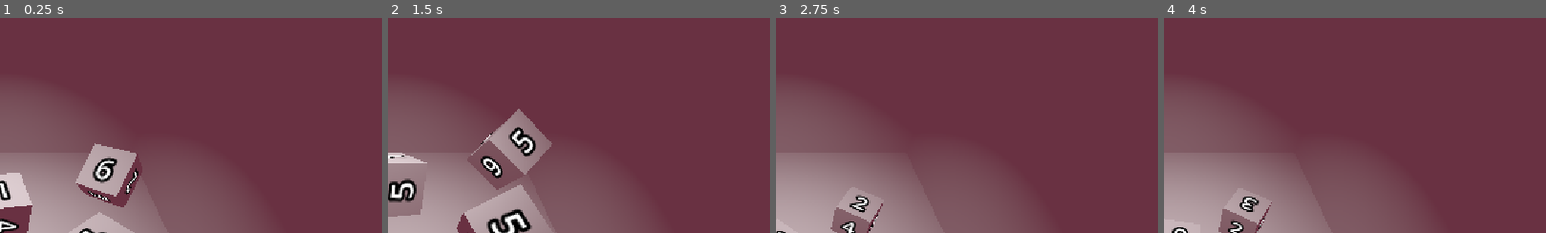
Above: before the commit, frames 1-4 (left to right).
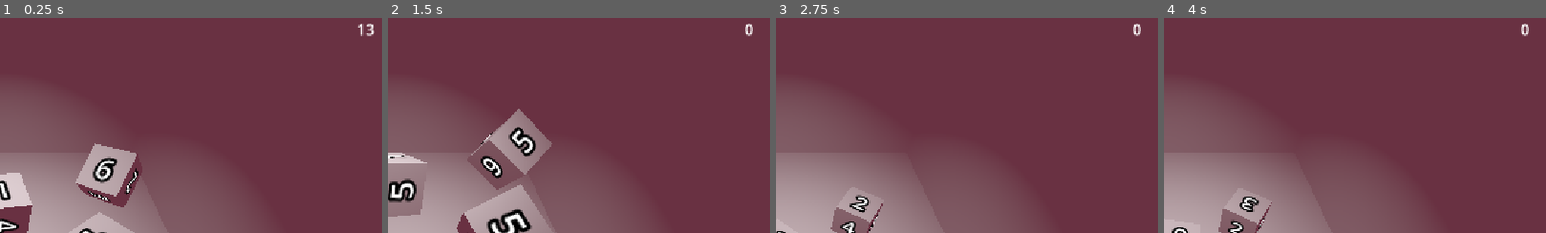
Above: after the commit, the same moments.

Repository: francismitchell/dice-autobattler
Game: Godot game, scene res://main.tscn
The game is run twice, just before and just after one commit, with the same random seed, the same clock (stepped at 60 frames per second) and the same inputs.
Inputs:
- Up to frame 1 (0.25 s): no input
- Up to frame 2 (1.5 s): click "Roll dice" at 0.5 s; click "Roll dice" at 1.25 s
- Up to frame 3 (2.75 s): click "Roll dice" at 2 s
- Up to frame 4 (4 s): tap Enter at 3.5 s
The pictures show only the part of the screen within x 50-100%, y 0-50%; the shares and areas given below are measured in that part.

The runs differ from the first frame. In frame 1, 0.1% of the frame differs, in the area x 93-98%, y 2-9%; in frame 2, less than 0.1%; in frame 3, less than 0.1%; in frame 4, less than 0.1%.

Commit message:
implemented dice scoring label

Diff:
--- a/main.tscn
+++ b/main.tscn
@@ -3,6 +3,7 @@
 [ext_resource type="PackedScene" uid="uid://3fosug4fn0jo" path="res://die.tscn" id="1_ig7tw"]
 [ext_resource type="Script" uid="uid://y4h4056xx7xm" path="res://die.gd" id="2_0xm2m"]
 [ext_resource type="Script" uid="uid://dqtk8gtr8ad1f" path="res://roll_dice_button.gd" id="3_h2yge"]
+[ext_resource type="Script" uid="uid://qii02x7bx0c" path="res://score_label.gd" id="4_1bvp3"]
 
 [sub_resource type="Environment" id="Environment_vf1vs"]
 background_mode = 1
@@ -19,6 +20,9 @@
 
 [sub_resource type="ConcavePolygonShape3D" id="ConcavePolygonShape3D_h2yge"]
 data = PackedVector3Array(-0.5, -0.0005, 0.5, -0.5, -0.0005, -0.5, -0.5, 0.0005, -0.5, 0.5, -0.0005, -0.5, -0.5, -0.000 …(608 unchanged characters)…
+
+[sub_resource type="LabelSettings" id="LabelSettings_vf1vs"]
+font_size = 24
 
 [node name="Main" type="Node3D" unique_id=2044778682]
 
@@ -89,4 +93,13 @@
 text = "Roll dice"
 script = ExtResource("3_h2yge")
 
+[node name="ScoreLabel" type="Label" parent="." unique_id=159895376]
+unique_name_in_owner = true
+offset_left = 1112.0
+offset_right = 1152.0
+offset_bottom = 23.0
+label_settings = SubResource("LabelSettings_vf1vs")
+script = ExtResource("4_1bvp3")
+
 [connection signal="pressed" from="RollDiceButton" to="RollDiceButton" method="_on_pressed"]
+[connection signal="pressed" from="RollDiceButton" to="ScoreLabel" method="_on_roll_dice_button_pressed"]
--- /dev/null
+++ b/score_label.gd
@@ -0,0 +1,24 @@
+extends Label
+
+var score: int = 0:
+	set(value):
+		score = value
+		text = str(value)
+
+# Called when the node enters the scene tree for the first time.
+func _ready() -> void:
+	for die: Die in get_tree().get_nodes_in_group("Dice"):
+		die.die_landed.connect(_on_die_landed)
+
+
+func _on_die_landed(landed_on_value: int) -> void:
+	score += landed_on_value
+
+
+# Called every frame. 'delta' is the elapsed time since the previous frame.
+func _process(delta: float) -> void:
+	pass
+
+
+func _on_roll_dice_button_pressed() -> void:
+	score = 0
Not shown, added: score_label.gd.uid
